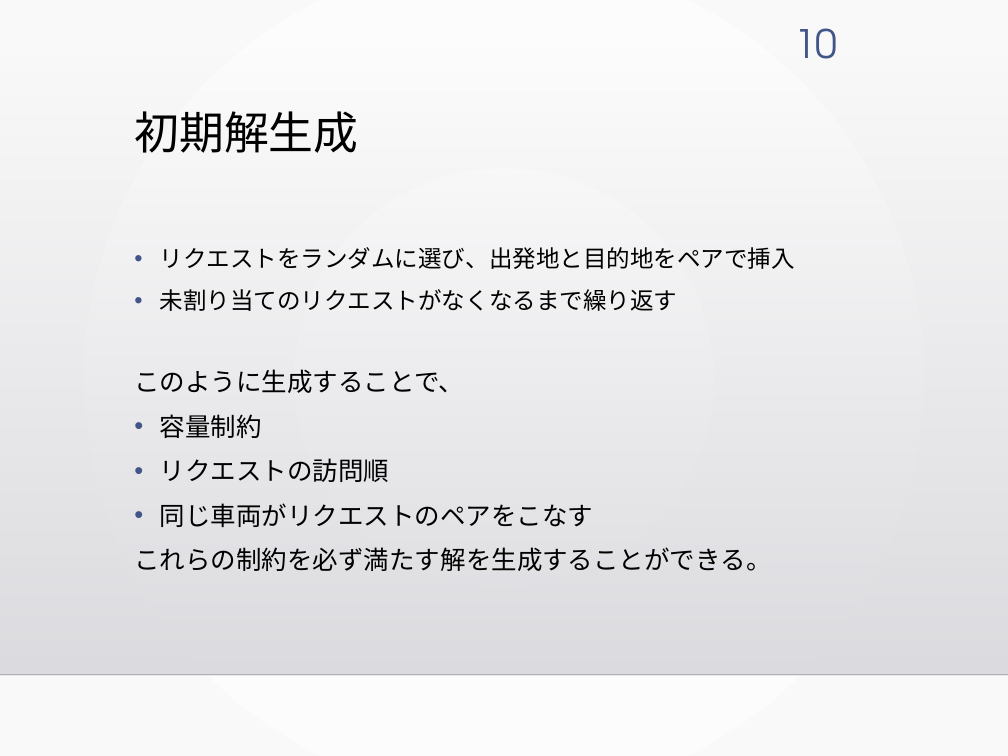
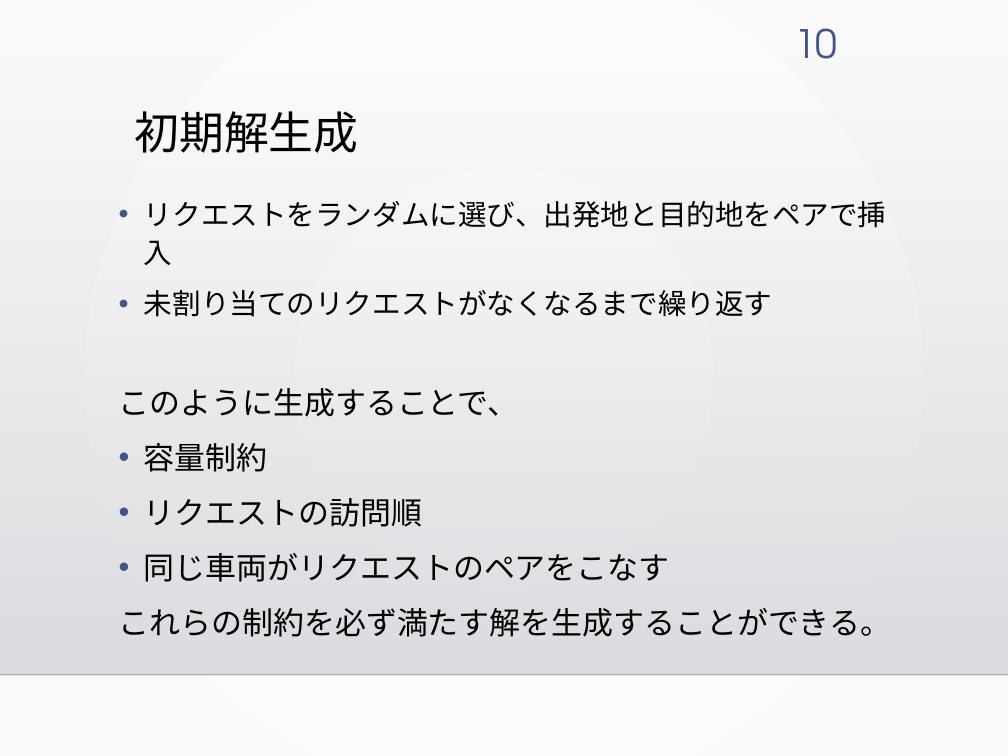
Before and after one commit to kotaro400/DARP, a slide deck: slide 10 of 卒論発表_10分用.pptx. Drawn at 1008x756 pixels with LibreOffice and Linux fonts; fonts in the diff are those of the drawing; background and template pictures are left out. Boxes give left, top, right and bottom in pixels: in the first picture for what was removed or moved away, otherwise in the second. Text is boxed around its words. In the diff, an @@ line names an element or a change of style, - is before the commit and + after.

```diff
--- a/卒論発表_10分用.pptx
+++ b/卒論発表_10分用.pptx
@@ text "リクエストをランダムに選び、出発地と目的地をペアで挿入": place and size @@
-text "リクエストをランダムに選び、出発地と目的地をペアで挿入" at (134, 247, 795, 571)
+text "リクエストをランダムに選び、出発地と目的地をペアで挿入" at (119, 201, 891, 637)
@@ text "リクエストをランダムに選び、出発地と目的地をペアで挿入" at (119, 201, 891, 637): size 16.8 to 20.4 pt in "リクエストをランダムに選び、出発地と目的地をペアで挿入", "未割り当てのリクエストがなくなるまで繰り返す"; size 18.2 to 22.1 pt in "このように生成することで、", "容量制約", "リクエストの訪問順", "同じ車両がリクエストのペアをこなす" and 1 more places; line spacing 1 to 1.1 @@
```
Also in this commit, not shown: 1 other slide changed.
